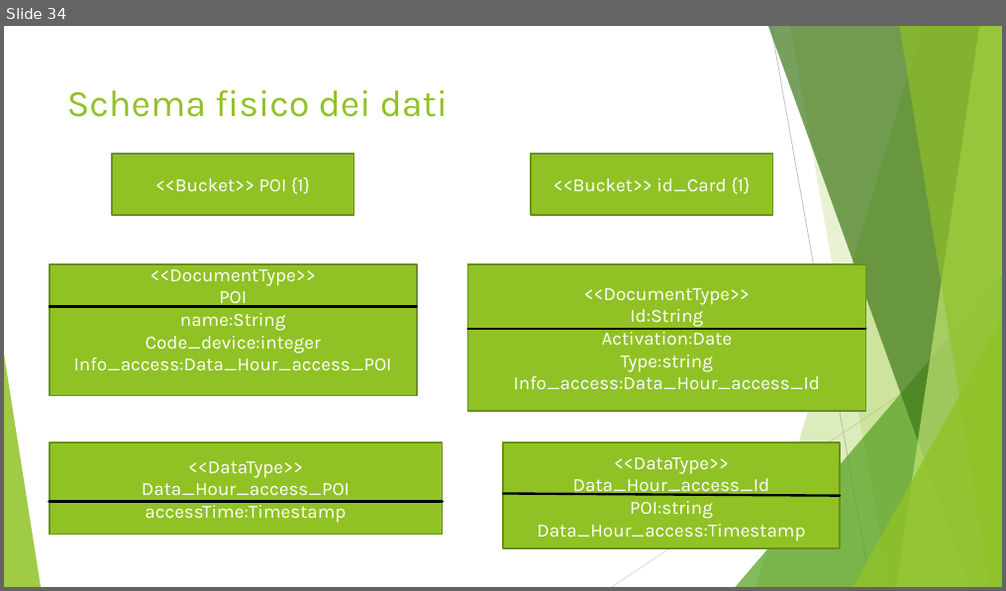
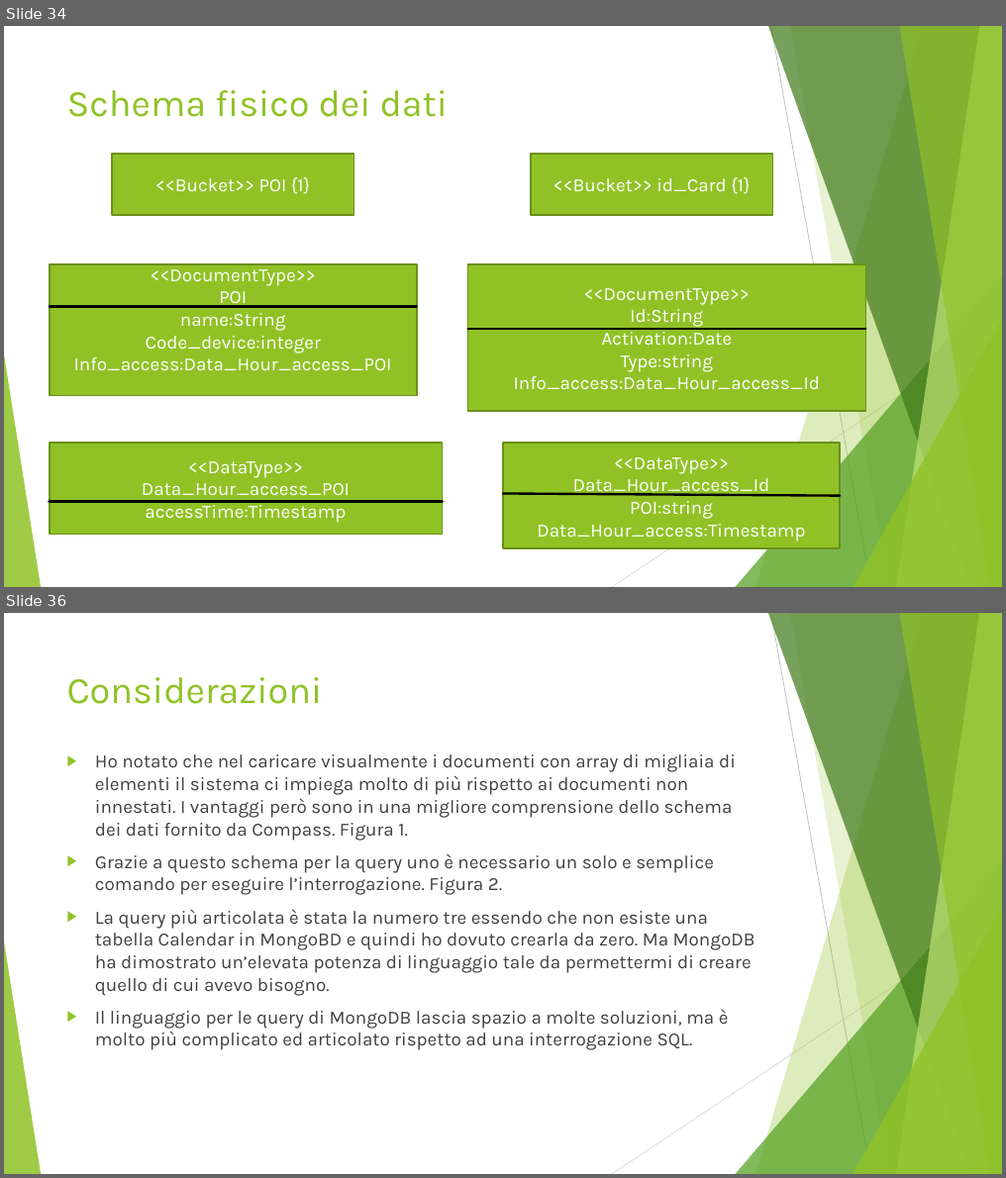
Before and after one commit to Buzzolan/VeronaCardMongoDB, a slide deck: Presentazione_progetto.pptx. Shown one above the other, each under a label of ours: slide 34 before the commit, slides 34 and 36 after it; the slides between them are not shown. The pictures are 1006x591 and 1006x1178 pixels, drawn with LibreOffice and Linux fonts; fonts in the diff are those of the drawing. Boxes give left, top, right and bottom in pixels: in the first picture for what was removed or moved away, otherwise in the second. Text is boxed around its words. In the diff, an @@ line names an element or a change of style, - is before the commit and + after.

```diff
--- a/Presentazione_progetto.pptx
+++ b/Presentazione_progetto.pptx
@@ slide 36 added at box(4, 613, 1002, 1174), background #FFFFFF; not listed: 10 template elements that a slide beside it also shows @@
@@ title added at box(67, 677, 323, 704), 36 pt, text #90C226 @@
+Considerazioni
@@ text added at box(95, 755, 755, 1051), 18 pt, text #404040 @@
+▶ Ho notato che nel caricare visualmente i documenti con array di migliaia di elementi il sistema ci impiega molto di più rispetto ai documenti non innestati. I vantaggi però sono in una migliore comprensione dello schema dei dati fornito da Compass. Figura 1.
+▶ Grazie a questo schema per la query uno è necessario un solo e semplice comando per eseguire l’interrogazione. Figura 2.
+▶ La query più articolata è stata la numero tre essendo che non esiste una tabella Calendar in MongoBD e quindi ho dovuto crearla da zero. Ma MongoDB ha dimostrato un’elevata potenza di linguaggio tale da permettermi di creare quello di cui avevo bisogno.
+▶ Il linguaggio per le query di MongoDB lascia spazio a molte soluzioni, ma è molto più complicato ed articolato rispetto ad una interrogazione SQL.
```
Also in this commit, not shown: 1 slide changed, 8 other slides added, 10 other files.
